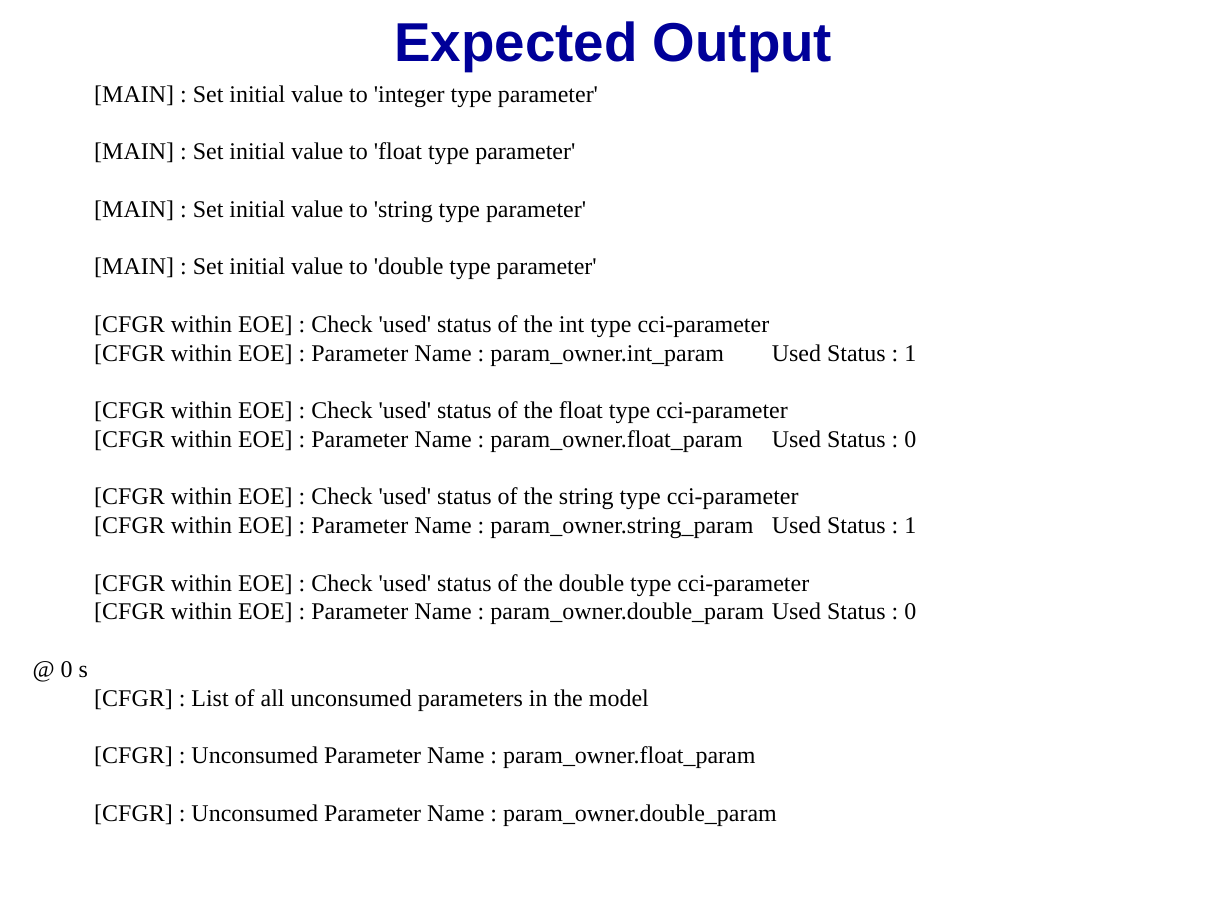
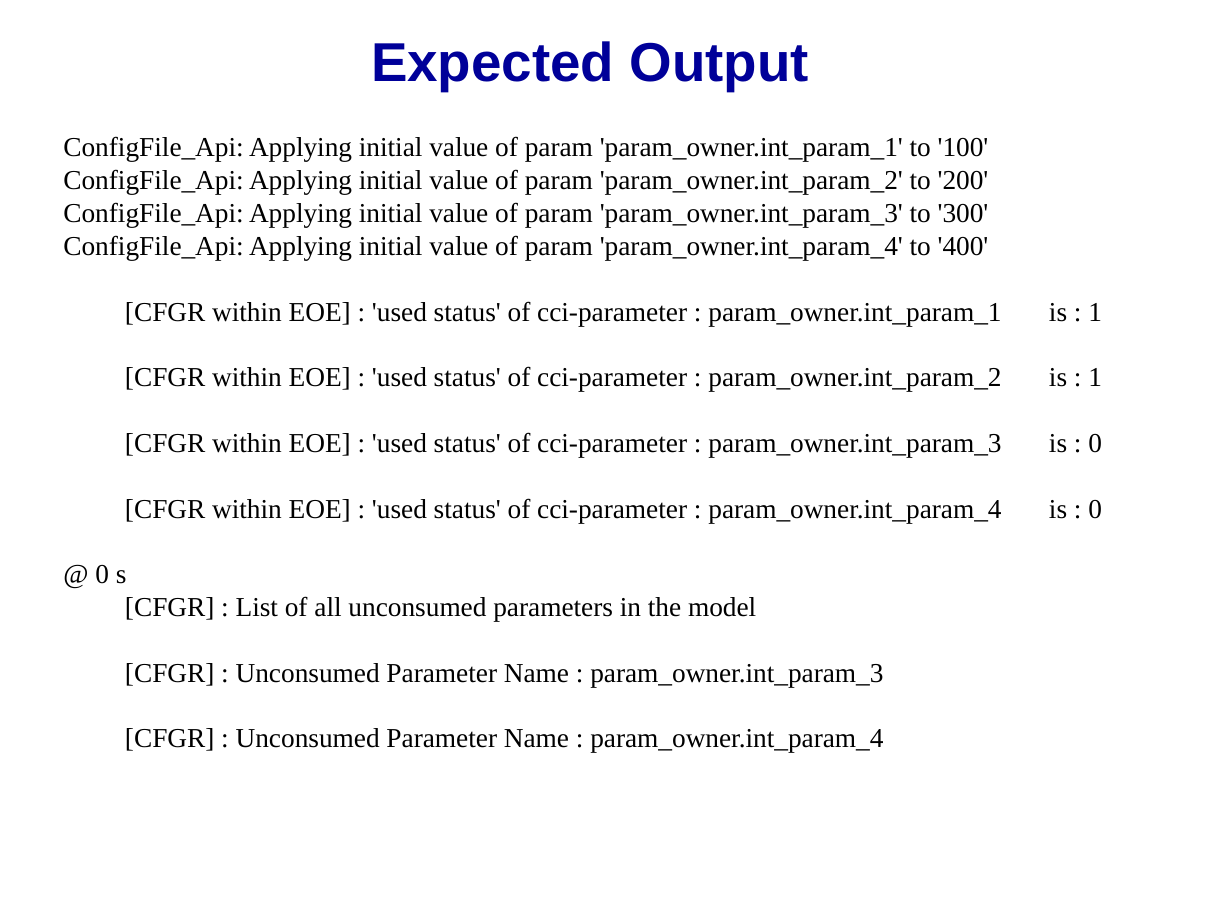
Before and after one commit to accellera-official/cci, a slide deck: slide 6 of examples/ex18_Superset_Parameter_Value_Specification/docs/ex18_Superset_Parameter_Value_Specification.ppt. Drawn at 1232x924 pixels with LibreOffice and Linux fonts; fonts in the diff are those of the drawing; background and template pictures are left out. Boxes give left, top, right and bottom in pixels: in the first picture for what was removed or moved away, otherwise in the second. Text is boxed around its words. In the diff, an @@ line names an element or a change of style, - is before the commit and + after.

```diff
--- a/examples/ex18_Superset_Parameter_Value_Specification/docs/ex18_Superset_Parameter_Value_Specification.ppt
+++ b/examples/ex18_Superset_Parameter_Value_Specification/docs/ex18_Superset_Parameter_Value_Specification.ppt
@@ free "Expected Output": place and size @@
-free "Expected Output" at (177,10,1050,78)
+free "Expected Output" at (154,31,1026,99)
@@ free "ConfigFile_Api: Applying initial value of ...": place and size @@
-free "ConfigFile_Api: Applying initial value of ..." at (21,71,1212,832)
+free "ConfigFile_Api: Applying initial value of ..." at (52,123,1170,780)
@@ text in free at (63,136,1102,523): text changed; size 14 to 16 pt @@
-[MAIN] : Set initial value to 'integer type parameter'
-[MAIN] : Set initial value to 'float type parameter'
-[MAIN] : Set initial value to 'string type parameter'
-[MAIN] : Set initial value to 'double type parameter'
-[CFGR within EOE] : Check 'used' status of the int type cci-parameter
-[CFGR within EOE] : Parameter Name : param_owner.int_param Used Status : 1
-[CFGR within EOE] : Check 'used' status of the float type cci-parameter
-[CFGR within EOE] : Parameter Name : param_owner.float_param Used Status : 0
-[CFGR within EOE] : Check 'used' status of the string type cci-parameter
-[CFGR within EOE] : Parameter Name : param_owner.string_param Used Status : 1
-[CFGR within EOE] : Check 'used' status of the double type cci-parameter
-[CFGR within EOE] : Parameter Name : param_owner.double_param Used Status : 0
+ConfigFile_Api: Applying initial value of param 'param_owner.int_param_1' to '100'
+ConfigFile_Api: Applying initial value of param 'param_owner.int_param_2' to '200'
+ConfigFile_Api: Applying initial value of param 'param_owner.int_param_3' to '300'
+ConfigFile_Api: Applying initial value of param 'param_owner.int_param_4' to '400'
+[CFGR within EOE] : 'used status' of cci-parameter : param_owner.int_param_1 is : 1
+[CFGR within EOE] : 'used status' of cci-parameter : param_owner.int_param_2 is : 1
+[CFGR within EOE] : 'used status' of cci-parameter : param_owner.int_param_3 is : 0
+[CFGR within EOE] : 'used status' of cci-parameter : param_owner.int_param_4 is : 0
@@ text in free at (95,565,756,621): size 14 to 16 pt in "@ 0 s", "[CFGR] : List of all unconsumed parameters ..." @@
@@ text in free at (125,663,883,753): text changed; size 14 to 16 pt @@
-[CFGR] : Unconsumed Parameter Name : param_owner.float_param
-[CFGR] : Unconsumed Parameter Name : param_owner.double_param
+[CFGR] : Unconsumed Parameter Name : param_owner.int_param_3
+[CFGR] : Unconsumed Parameter Name : param_owner.int_param_4
```
Also in this commit, not shown: 3 other slides changed, 33 other files.
